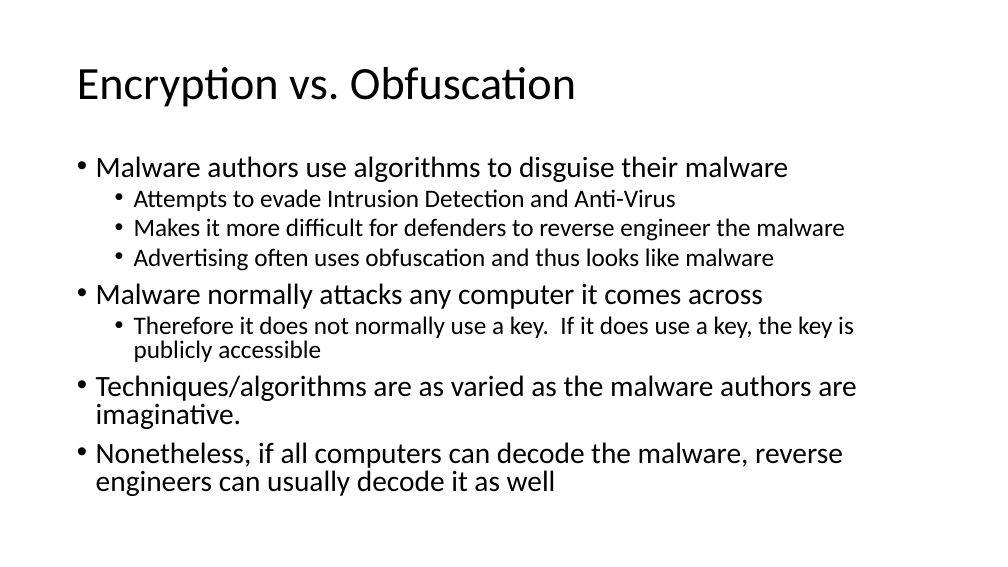
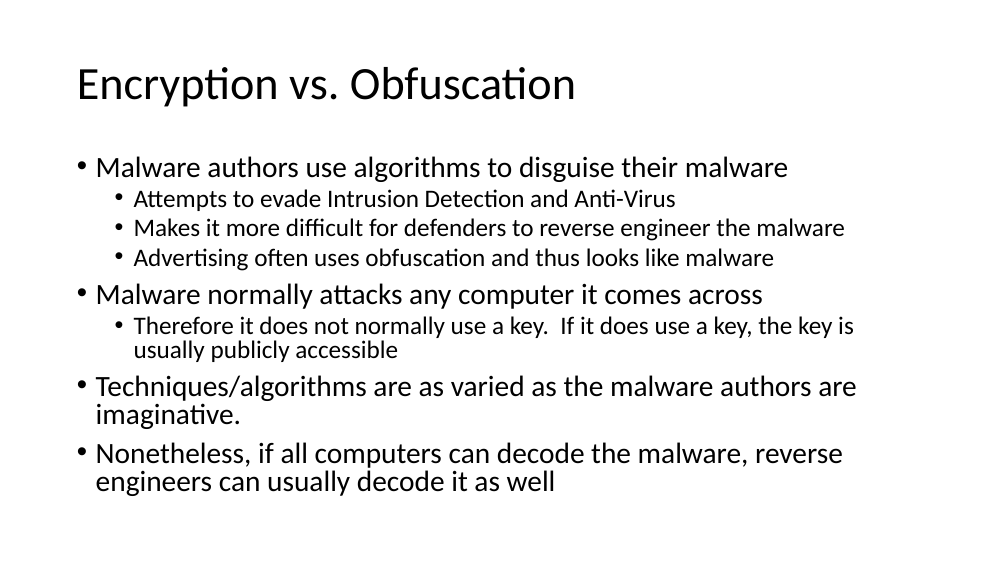
Before and after one commit to john-r2/CyberSec-Modules, a slide deck: slide 8 of 6.Crypto/Cryptology1-Terms-Concepts.pptx (slide 7 before the commit). Drawn at 1008x567 pixels with LibreOffice and Linux fonts; fonts in the diff are those of the drawing. Boxes give left, top, right and bottom in pixels: in the first picture for what was removed or moved away, otherwise in the second. Text is boxed around its words. In the diff, an @@ line names an element or a change of style, - is before the commit and + after.

```diff
--- a/6.Crypto/Cryptology1-Terms-Concepts.pptx
+++ b/6.Crypto/Cryptology1-Terms-Concepts.pptx
@@ text at [134,316,854,362]: text changed @@
-  • Therefore it does not normally use a key. If it does use a key, the key is publicly accessible
+  • Therefore it does not normally use a key. If it does use a key, the key is usually publicly accessible
```
Also in this commit, not shown: 1 slide added, 13 other files.
